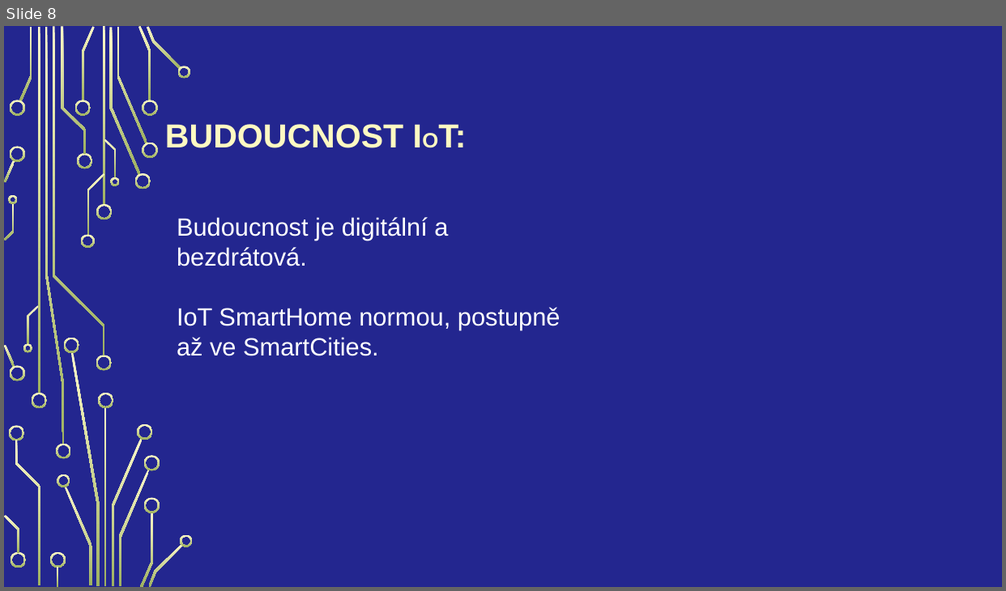
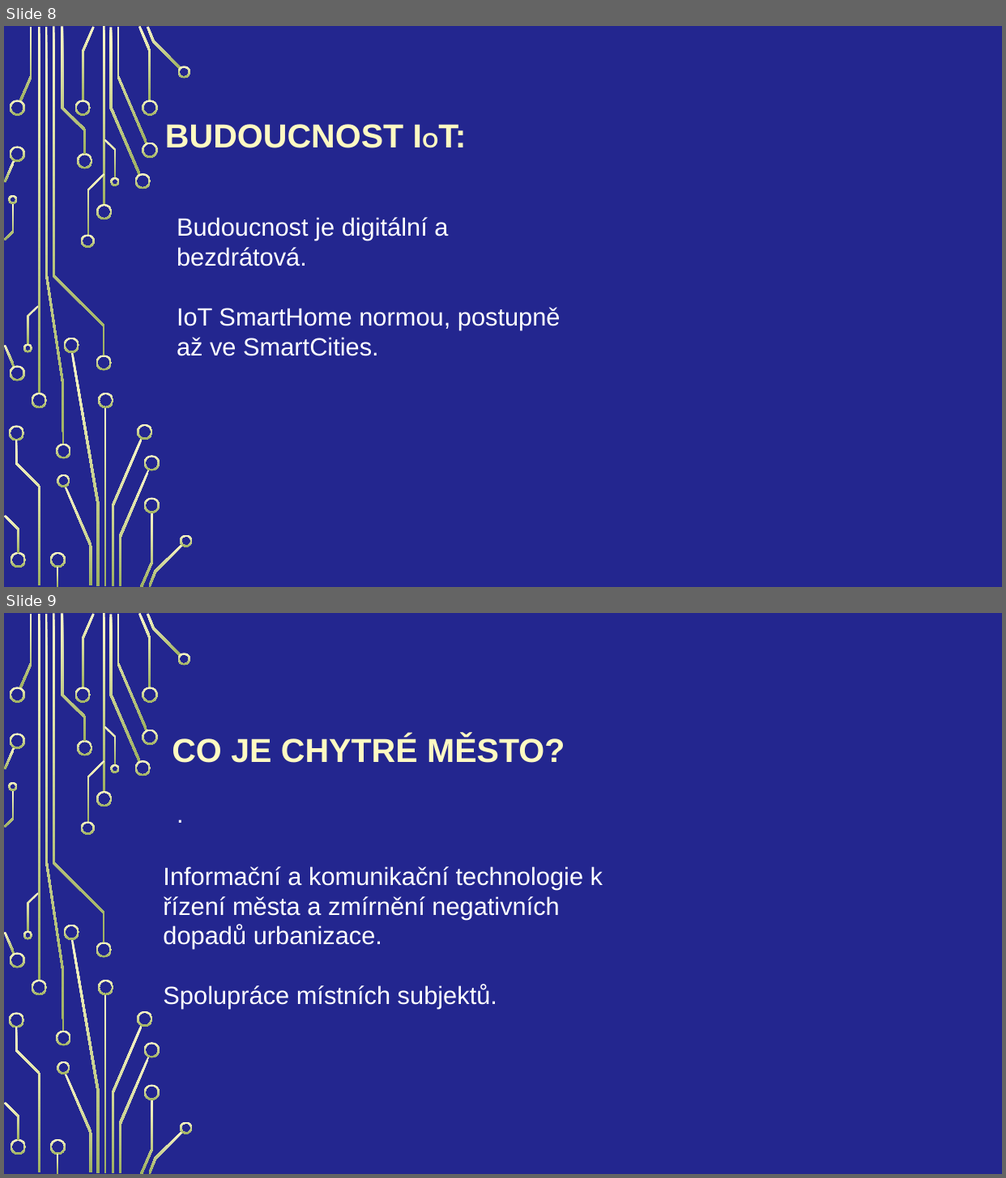
Before and after one commit to Vojta2809/Internet-v-c-a-chytr-m-sta, a slide deck: langsadl.pptx. Shown one above the other, each under a label of ours: slide 8 before the commit, slides 8 and 9 after it. The pictures are 1006x591 and 1006x1178 pixels, drawn with LibreOffice and Linux fonts; fonts in the diff are those of the drawing; background and template pictures are left out. Boxes give left, top, right and bottom in pixels: in the first picture for what was removed or moved away, otherwise in the second. Text is boxed around its words. In the diff, an @@ line names an element or a change of style, - is before the commit and + after.

```diff
--- a/langsadl.pptx
+++ b/langsadl.pptx
@@ slide 9 added at box(4, 613, 1002, 1174), background picture (left out); not listed: 54 template elements that a slide beside it also shows @@
@@ title added at box(172, 735, 565, 763), 32 pt, text #FEFAC2, bold @@
+CO JE CHYTRÉ MĚSTO?
@@ text added at box(169, 794, 587, 832), 24 pt, text #FFFFFF @@
+.
@@ text added at box(163, 867, 603, 1009), 24 pt, text #FFFFFF @@
+Informační a komunikační technologie k řízení města a zmírnění negativních dopadů urbanizace.
+Spolupráce místních subjektů.
```
Also in this commit, not shown: 2 slides changed, 5 other slides added.
